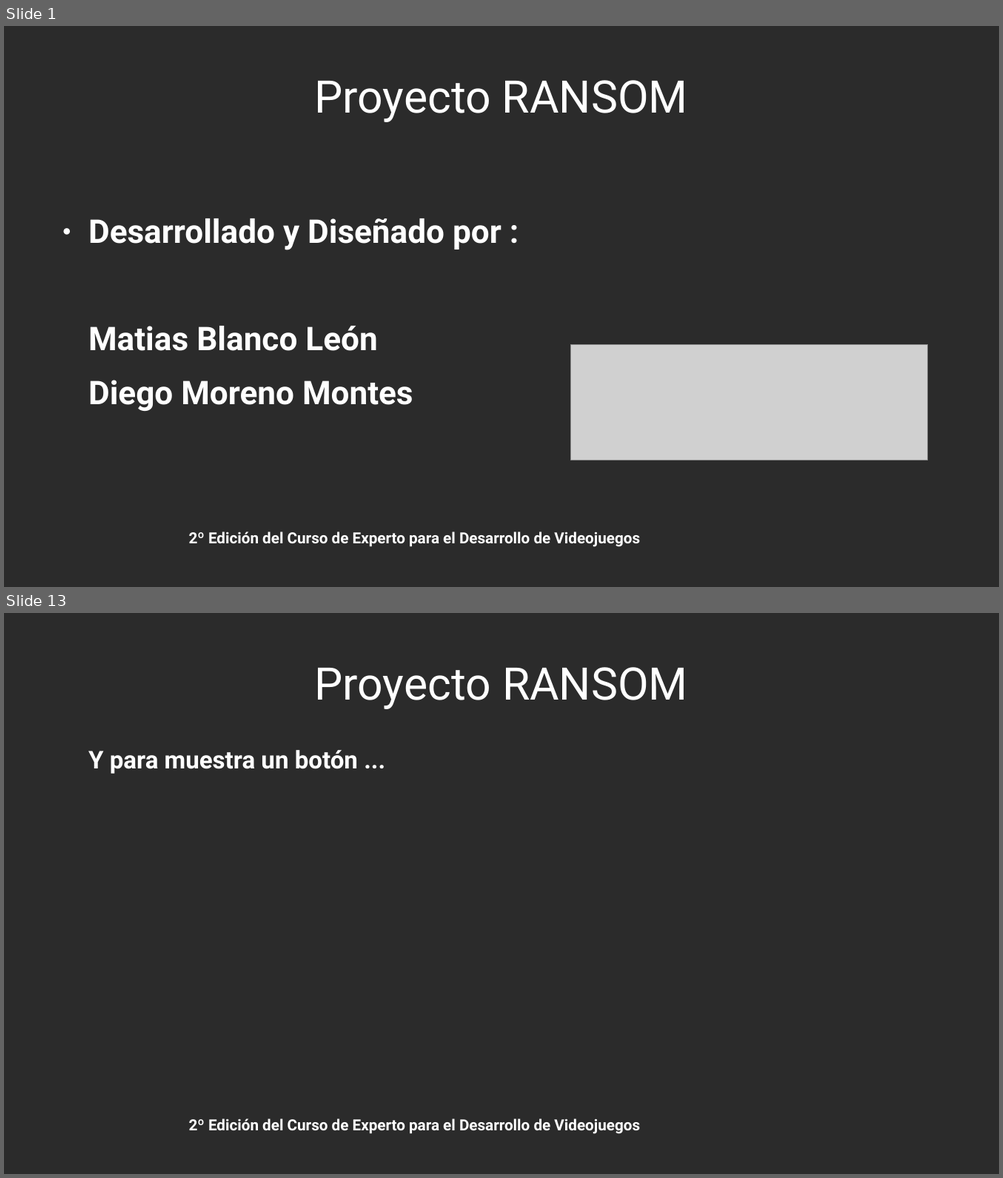
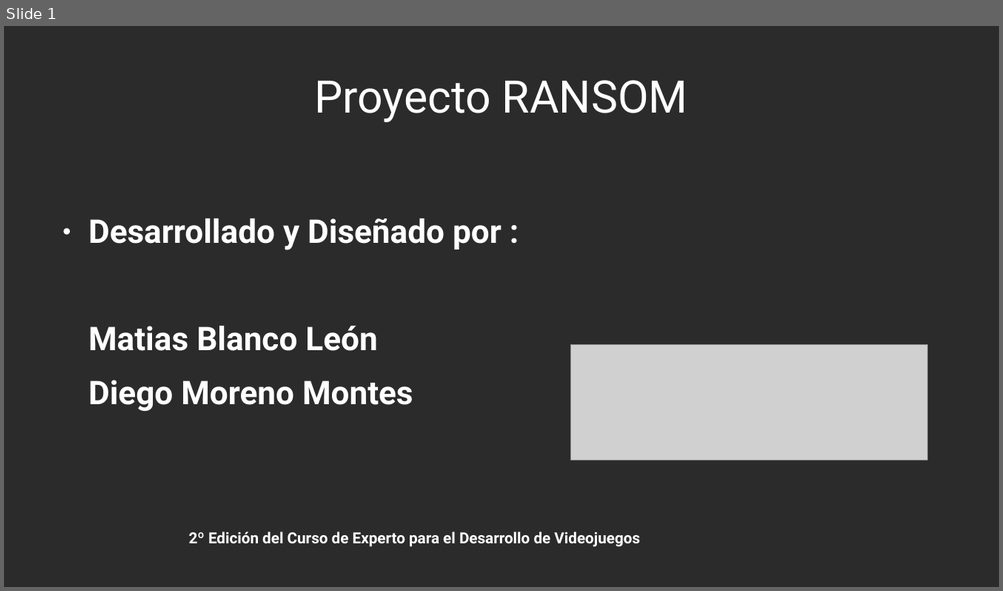
Before and after one commit to bievis/cedv-grupo4, a slide deck: ransom/doc/Presentacion/Presentacion.odp. Shown one above the other, each under a label of ours: slides 1 and 13 before the commit, slide 1 after it; the slides between them are not shown. The pictures are 1003x1178 and 1003x591 pixels, drawn with LibreOffice and Linux fonts; fonts in the diff are those of the drawing; grey boxes stand for pictures; background and template pictures are left out; a plain dark background stands for a picture behind light text. Boxes give left, top, right and bottom in pixels: in the first picture for what was removed or moved away, otherwise in the second. Text is boxed around its words. In the diff, an @@ line names an element or a change of style, - is before the commit and + after.

```diff
--- a/ransom/doc/Presentacion/Presentacion.odp
+++ b/ransom/doc/Presentacion/Presentacion.odp
@@ slide 13 removed at [4,613,999,1174], background picture (left out) @@
@@ title removed at [315,667,688,709] @@
-Proyecto RANSOM
@@ text removed at [88,750,358,774] @@
-Y para muestra un botón ...
@@ text removed at [189,1118,640,1134] @@
-2º Edición del Curso de Experto para el Desarrollo de Videojuegos
```
Also in this commit, not shown: 11 slides changed, 1 slide added.
